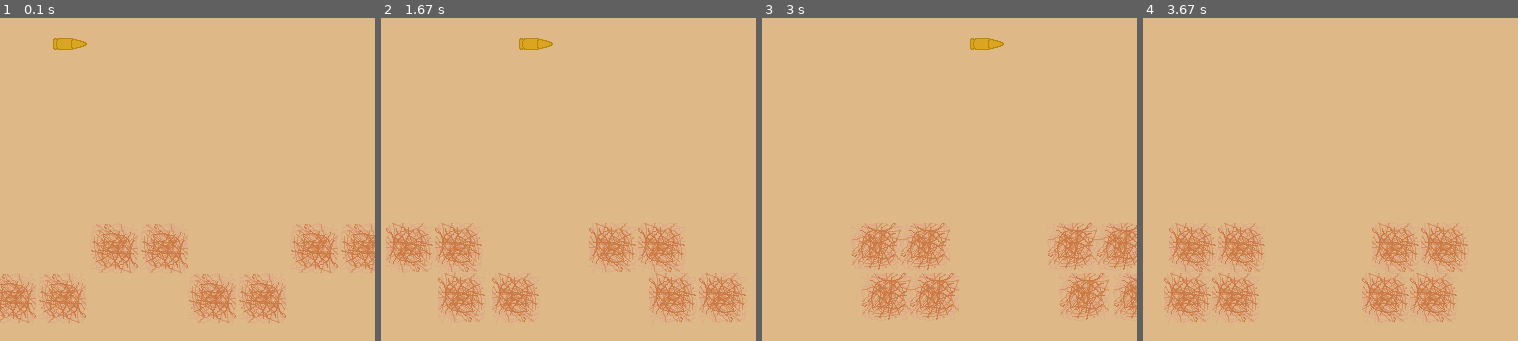
Above: before the commit, frames 1-4 (left to right).
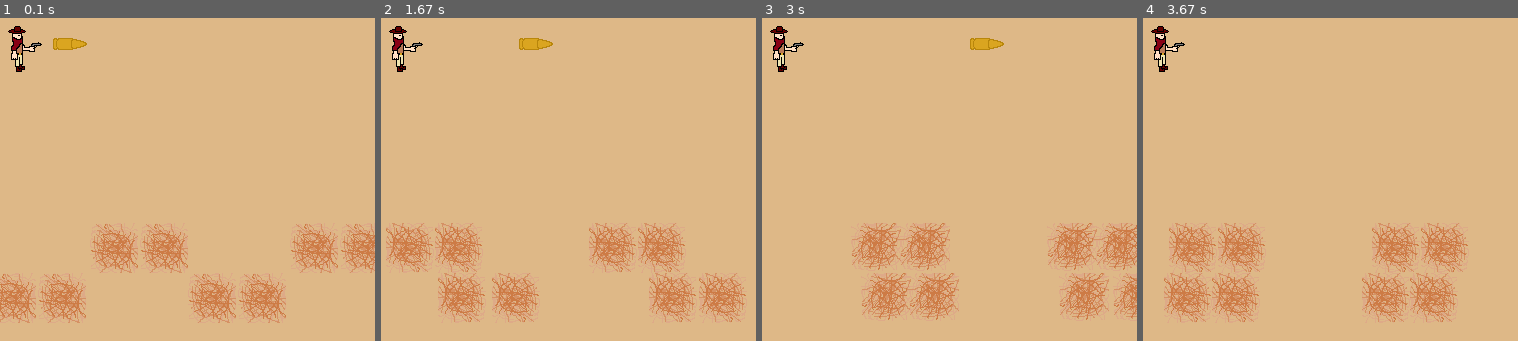
Above: after the commit, the same moments.

Repository: AZEN-SGG/PyGameProject
Game: pygame game, started from MainProgramm.py
The game is run twice, just before and just after one commit, with the same random seed, the same clock (stepped at 60 frames per second) and the same inputs.
Inputs:
- Up to frame 1 (0.1 s): no input
- Up to frame 2 (1.67 s): hold Right 0.33-0.8 s; hold Up 0.83-1.13 s; hold Right 1.17-1.63 s
- Up to frame 3 (3 s): hold Left 1.67-2.2 s; hold Down 2.23-2.53 s; hold Left 2.57-2.97 s
- Up to frame 4 (3.67 s): hold Up 3-3.37 s; hold Right from 3.4 s (still down)
The pictures show only the part of the screen within x 0-50%, y 14-64%; the shares and areas given below are measured in that part.

The runs differ from the first frame. In frame 1, 0.5% of the frame differs, in the area x 2-12%, y 2-17%; in frame 2, 0.5%; in frame 3, 0.5%; in frame 4, 0.5%.

Commit message:
Создал картинку разбойника Реализовал класс Robber Создал разбойника в игре Изменил класс Пуля

Diff:
--- a/MainProgramm.py
+++ b/MainProgramm.py
@@ -161,18 +161,29 @@
     def __init__(self, x, y, DIRECTION='Right'):
         Enemy.__init__(self, x, y, DIRECTION)
 
-        self.image = tumbleweed_image
+        if self.DIRECTION == 'Right':
+            self.image = right_robber_image
+
+        else:
+            self.image = left_robber_image
+
         self.image.set_colorkey('white')
         self.type = 'Robber'
         self.status = 1
 
+        self.rect = self.image.get_rect()
+        self.rect.center = x, y
+
     def update(self):
         pass
 
 
 class Bullet(Enemy):
-    def __init__(self, x, y, DIRECTION='Right', SPEED=0):
+    # При инициализации пули надо ОБЯЗАТЕЛЬНО указать местоположение пули и где она будет появляться
+    # Также можно указать направление пули, а также скорость, направление НЕ РАБОТАЕТ!
+    def __init__(self, x, y, WHERE_BULLET, DIRECTION='Right', SPEED=0):
         Enemy.__init__(self, x, y, DIRECTION, SPEED)
+        self.WHERE_BULLET = WHERE_BULLET
 
         self.image = bullet_image
         self.image.set_colorkey('white')
@@ -187,14 +198,14 @@
 
         elif self.DIRECTION == 'Right':
             if self.rect.x >= WIDTH:
-                self.rect.x = where_bullet[0]
+                self.rect.x = self.WHERE_BULLET[0]
 
             else:
                 self.rect.x += self.SPEED
 
         elif self.DIRECTION == 'Left':
             if self.rect.x <= 0:
-                self.rect.x = where_bullet[0]
+                self.rect.x = self.WHERE_BULLET[0]
 
             else:
                 self.rect.x -= self.SPEED
@@ -413,6 +424,9 @@
 
 bullet_image = pygame.image.load(os.path.join(data_folder, 'bullet.png')).convert()
 
+right_robber_image = pygame.image.load(os.path.join(data_folder, 'right_robber.png')).convert()
+left_robber_image = pygame.image.load(os.path.join(data_folder, 'left_robber.png')).convert()
+
 # Создаю восемь объектов класса перекати поел которые средние
 first_tumbleweed = Tumbleweed(0, 375, 'Right', 6)
 first_second_tumbleweed = Tumbleweed(650, 375, 'Right', 6)
@@ -454,12 +468,11 @@
 white_image = pygame.image.load(os.path.join(data_folder, 'white.png')).convert()  # Белое изображение нужно для очков
 point = Point(75, 575, 500)
 
-# Эта переменная указывает куда возвращаться пулям
-where_bullet = (50, 125)
-
-# Создаю пулю
-first_first_bullet = Bullet(50, 125, 'Right', 10)
-first_second_bullet = Bullet(375, 125, 'Right', 10)
+# Создаю пули
+first_first_bullet = Bullet(50, 125, (50, 125), 'Right', 10)
+first_second_bullet = Bullet(375, 125, (50, 125), 'Right', 10)
+
+first_robber = Robber(25, 125, 'Right')
 
 add_sprite(player)
 add_sprite(first_tumbleweed)
@@ -493,6 +506,8 @@
 add_sprite(first_first_bullet)
 add_sprite(first_second_bullet)
 
+add_sprite(first_robber)
+
 # Цикл игры
 running = True
 while running:
Binary file added: data/left_robber.png
Binary file added: data/right_robber.png
